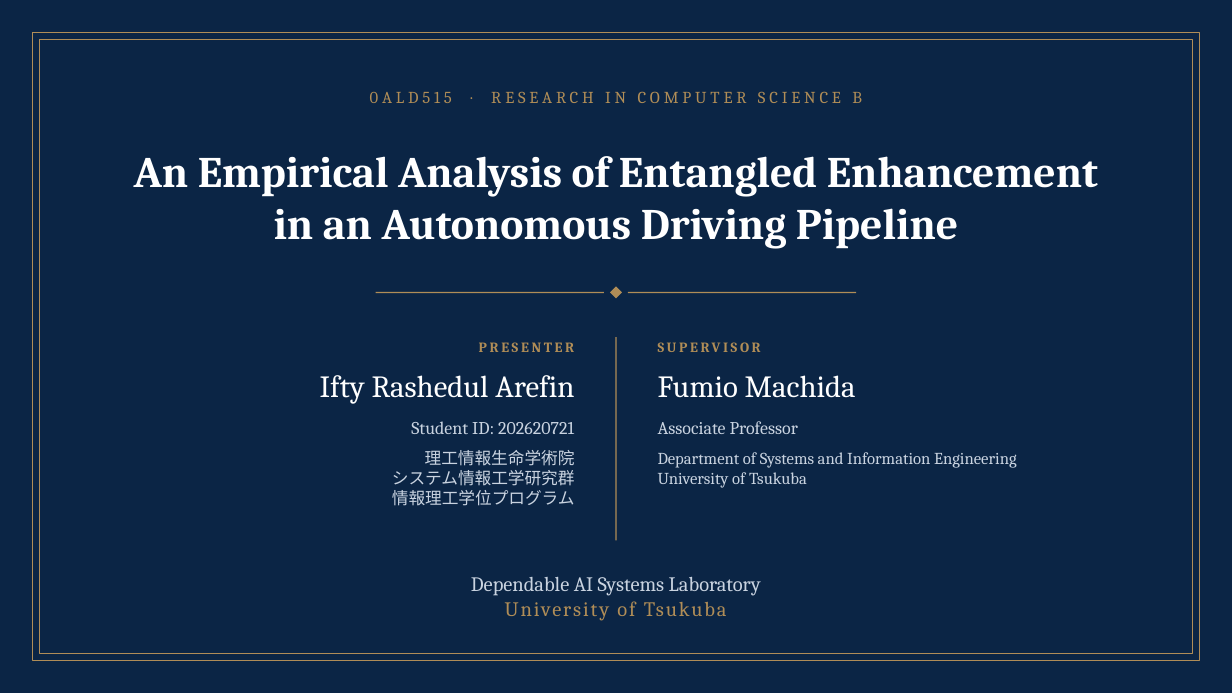
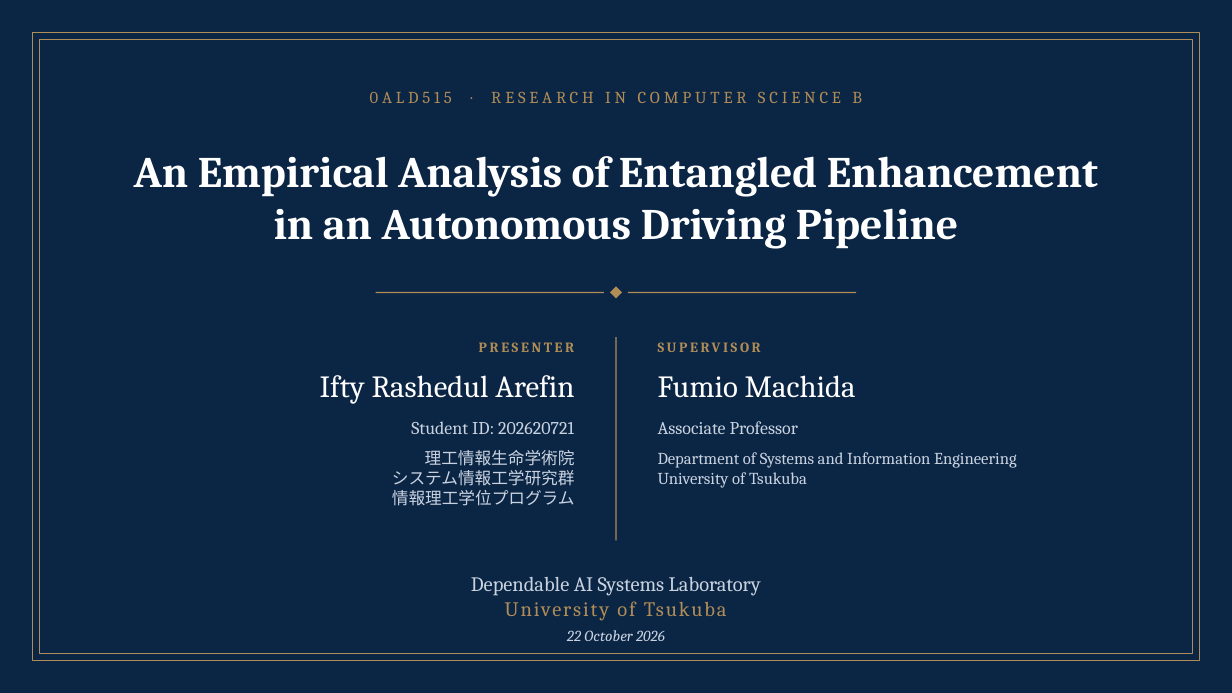
Before and after one commit to RashedIfty/LabSD, a slide deck: slide 1 of Presentations/CS presentation/CS_presentation_IFTY.pptx. Drawn at 1232x693 pixels with LibreOffice and Linux fonts; fonts in the diff are those of the drawing. Boxes give left, top, right and bottom in pixels: in the first picture for what was removed or moved away, otherwise in the second. Text is boxed around its words. In the diff, an @@ line names an element or a change of style, - is before the commit and + after.

```diff
--- a/Presentations/CS presentation/CS_presentation_IFTY.pptx
+++ b/Presentations/CS presentation/CS_presentation_IFTY.pptx
@@ text added at (567,630,665,641), 12 pt, text #C9D3E0, italic @@
+22 October 2026
```
Also in this commit, not shown: 16 other slides changed, 2 slides added, 13 other files.
